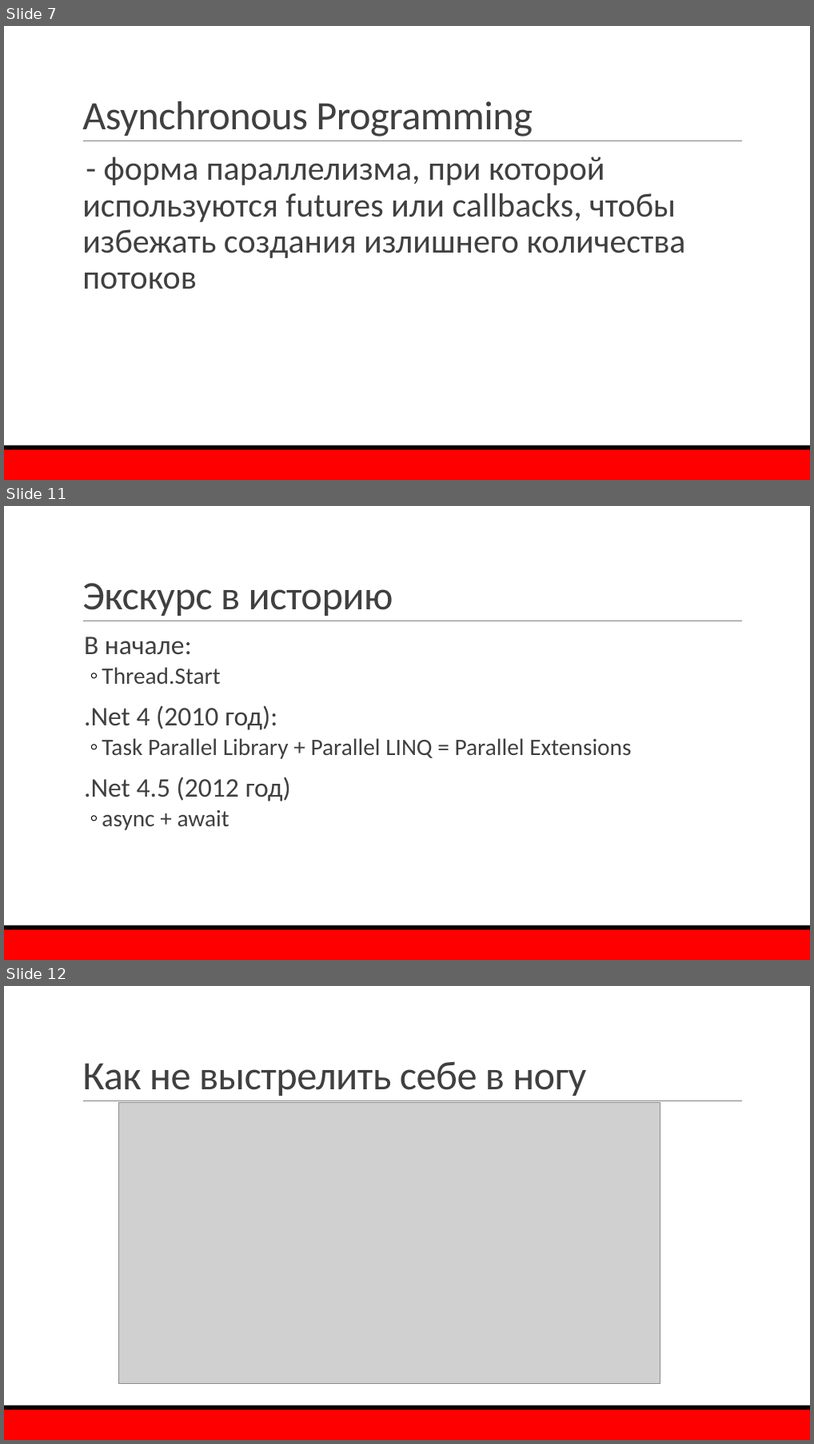
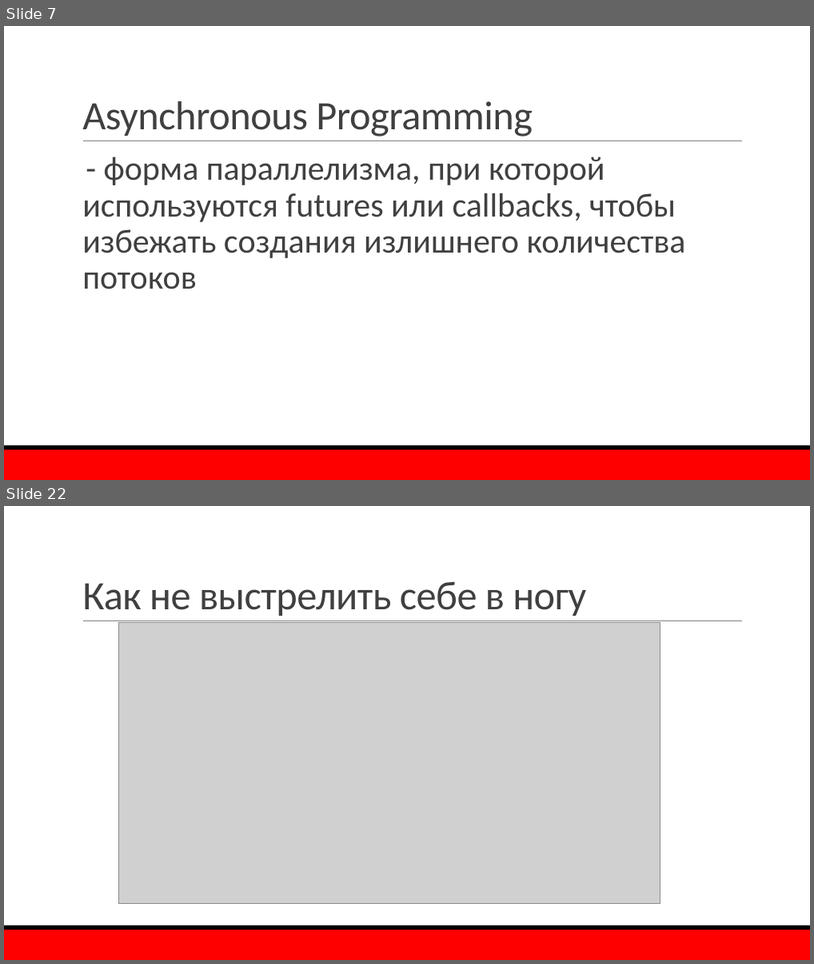
Before and after one commit to mao29/ConcurrencyCookBook, a slide deck: Presentation.pptx. Shown one above the other, each under a label of ours: slides 7, 11 and 12 before the commit, slides 7 and 22 after it; the slides between them are not shown. The pictures are 814x1444 and 814x964 pixels, drawn with LibreOffice and Linux fonts; fonts in the diff are those of the drawing; grey boxes stand for pictures; background and template pictures are left out. Boxes give left, top, right and bottom in pixels: in the first picture for what was removed or moved away, otherwise in the second. Text is boxed around its words. In the diff, an @@ line names an element or a change of style, - is before the commit and + after.

```diff
--- a/Presentation.pptx
+++ b/Presentation.pptx
@@ slide 11 removed at [4, 506, 810, 960], background #FFFFFF; not listed: 3 template elements that a slide beside it also shows @@
@@ title removed at [82, 583, 394, 616] @@
-Экскурс в историю
@@ text removed at [84, 636, 631, 830] @@
-  В начале:
-  ◦ Thread.Start
-  .Net 4 (2010 год):
-  ◦ Task Parallel Library + Parallel LINQ = Parallel Extensions
-  .Net 4.5 (2012 год)
-  ◦ async + await
@@ what was slide 12 is now slide 22 @@
```
Also in this commit, not shown: 6 slides changed, 16 slides added, 1 other file.
